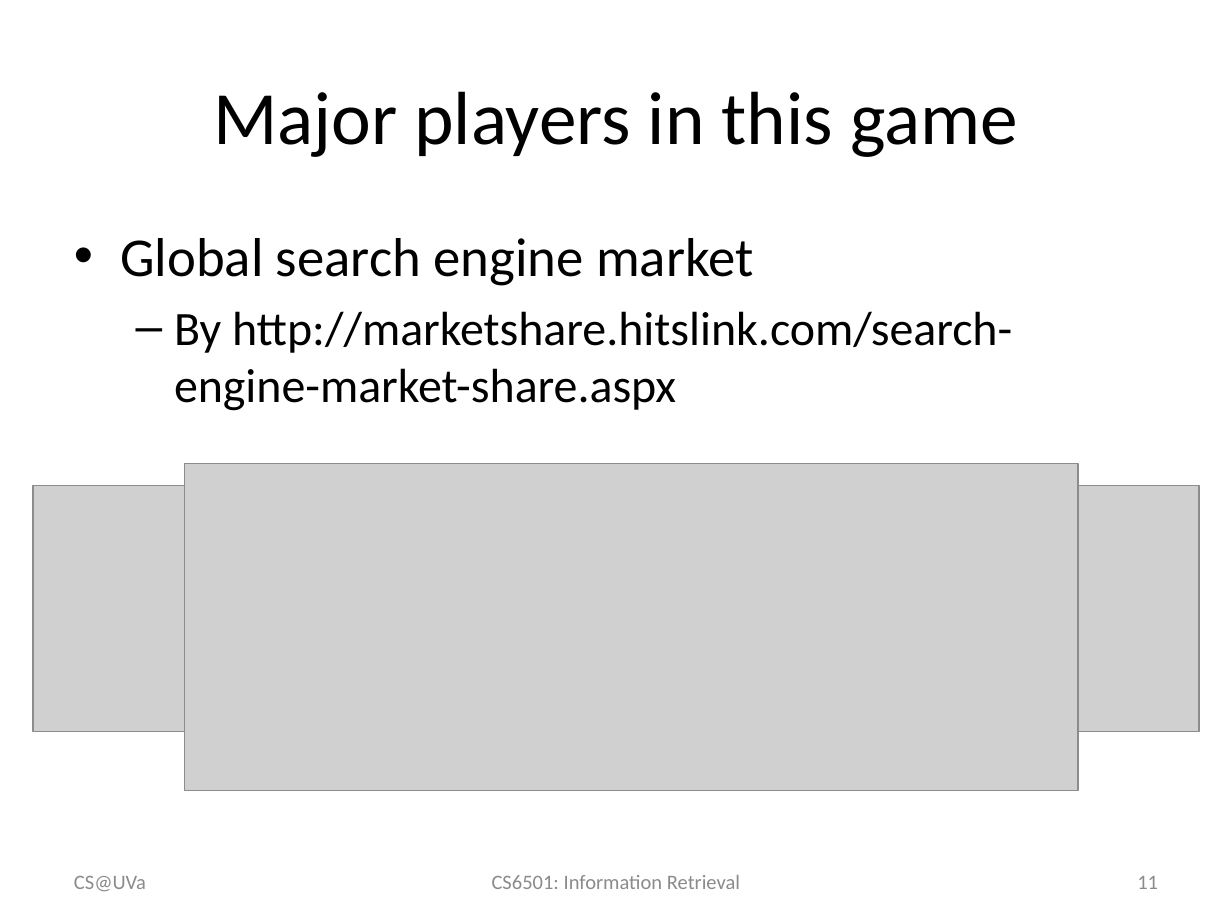
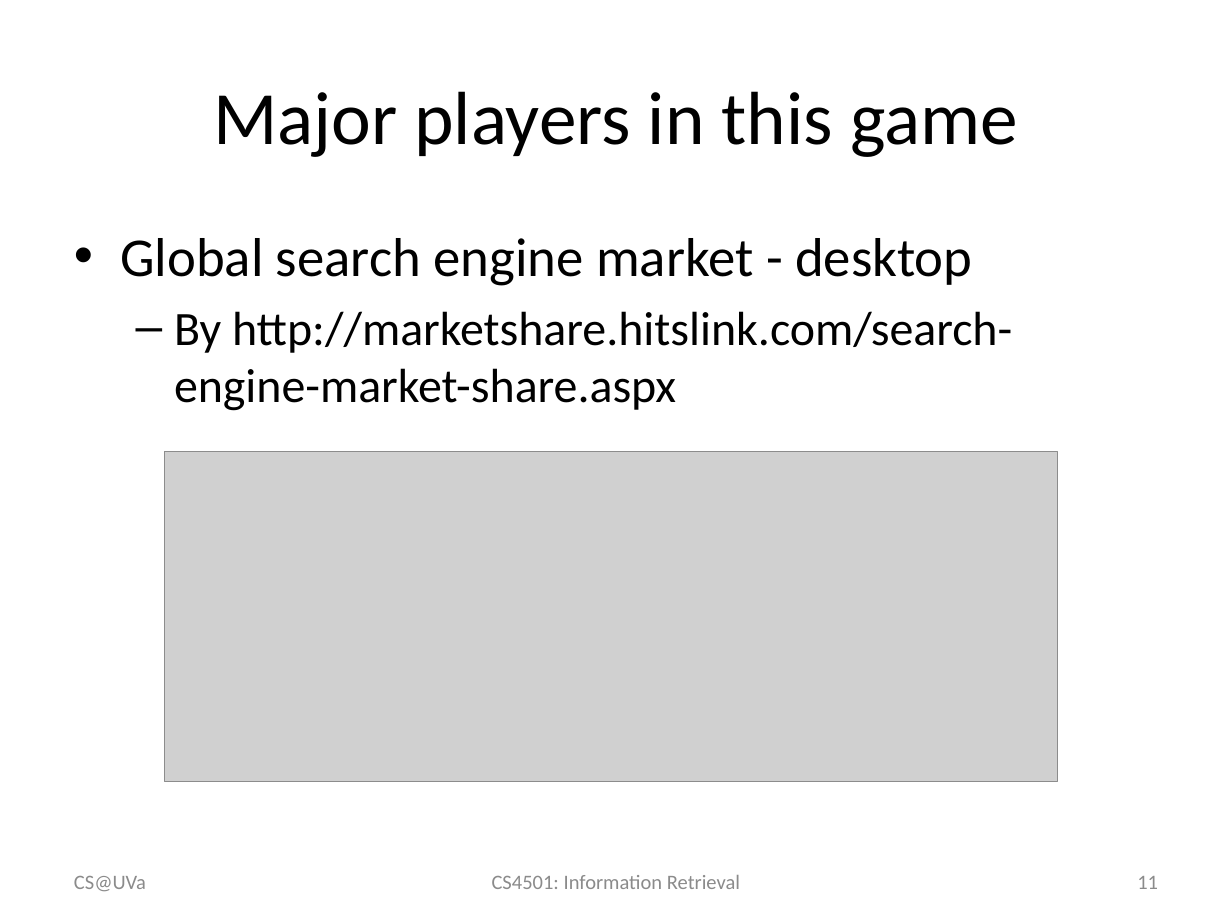
Before and after one commit to wang296/IR2015, a slide deck: slide 11 of docs/Introduction to Information Retrieval.pptx. Drawn at 1232x924 pixels with LibreOffice and Linux fonts; fonts in the diff are those of the drawing; grey boxes stand for pictures. Boxes give left, top, right and bottom in pixels: in the first picture for what was removed or moved away, otherwise in the second. Text is boxed around its words. In the diff, an @@ line names an element or a change of style, - is before the commit and + after.

```diff
--- a/docs/Introduction to Information Retrieval.pptx
+++ b/docs/Introduction to Information Retrieval.pptx
@@ text at (120,238,972,286): text changed @@
-• Global search engine market
+• Global search engine market - desktop
@@ picture: place and size @@
-picture at (185,463,1078,791)
+picture at (164,452,1057,782)
@@ picture removed at (33,485,1199,732) @@
@@ text at (492,875,740,889): text changed @@
-CS6501: Information Retrieval
+CS4501: Information Retrieval
```
Also in this commit, not shown: 30 other slides changed, 2 slides added, 6 other files.
